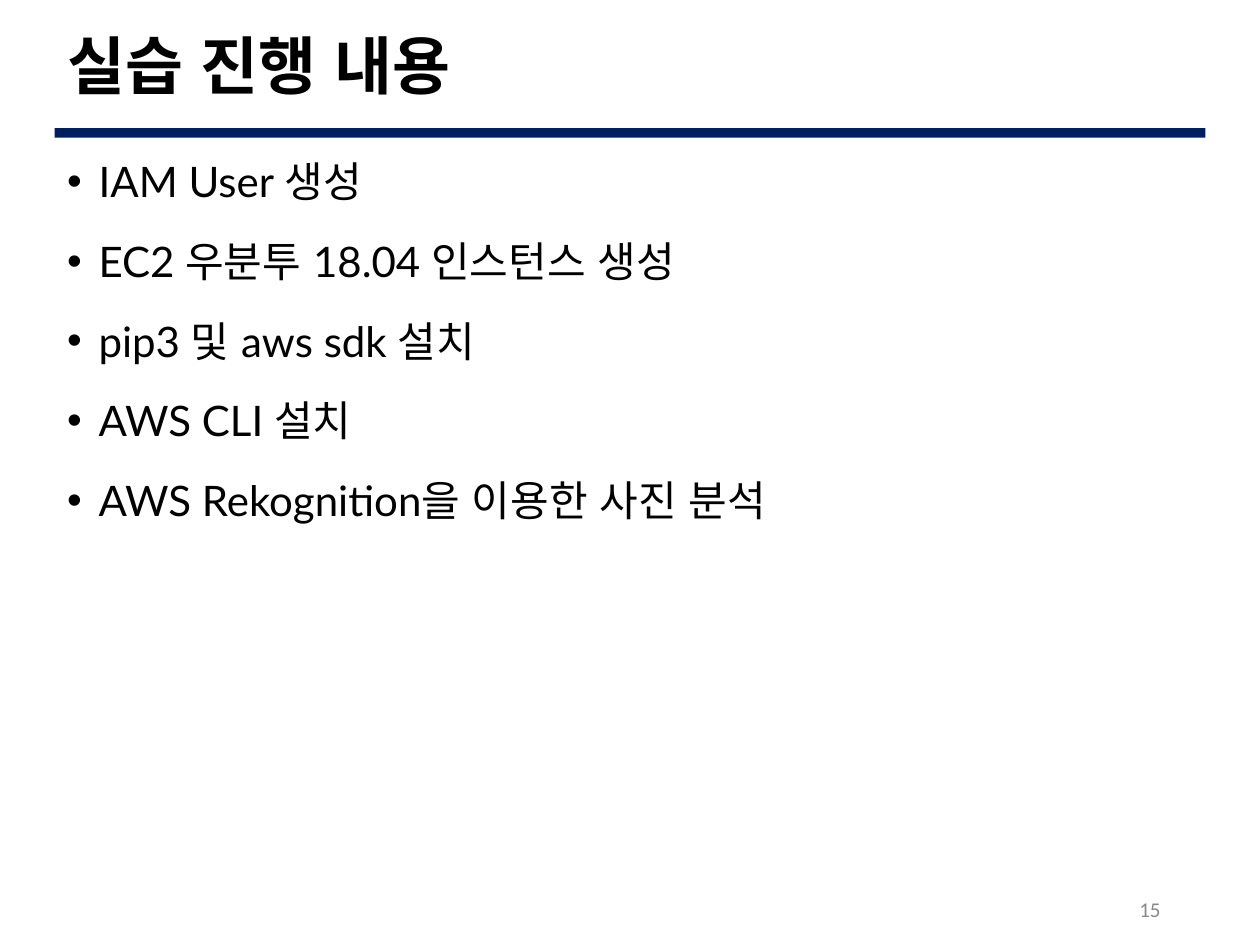
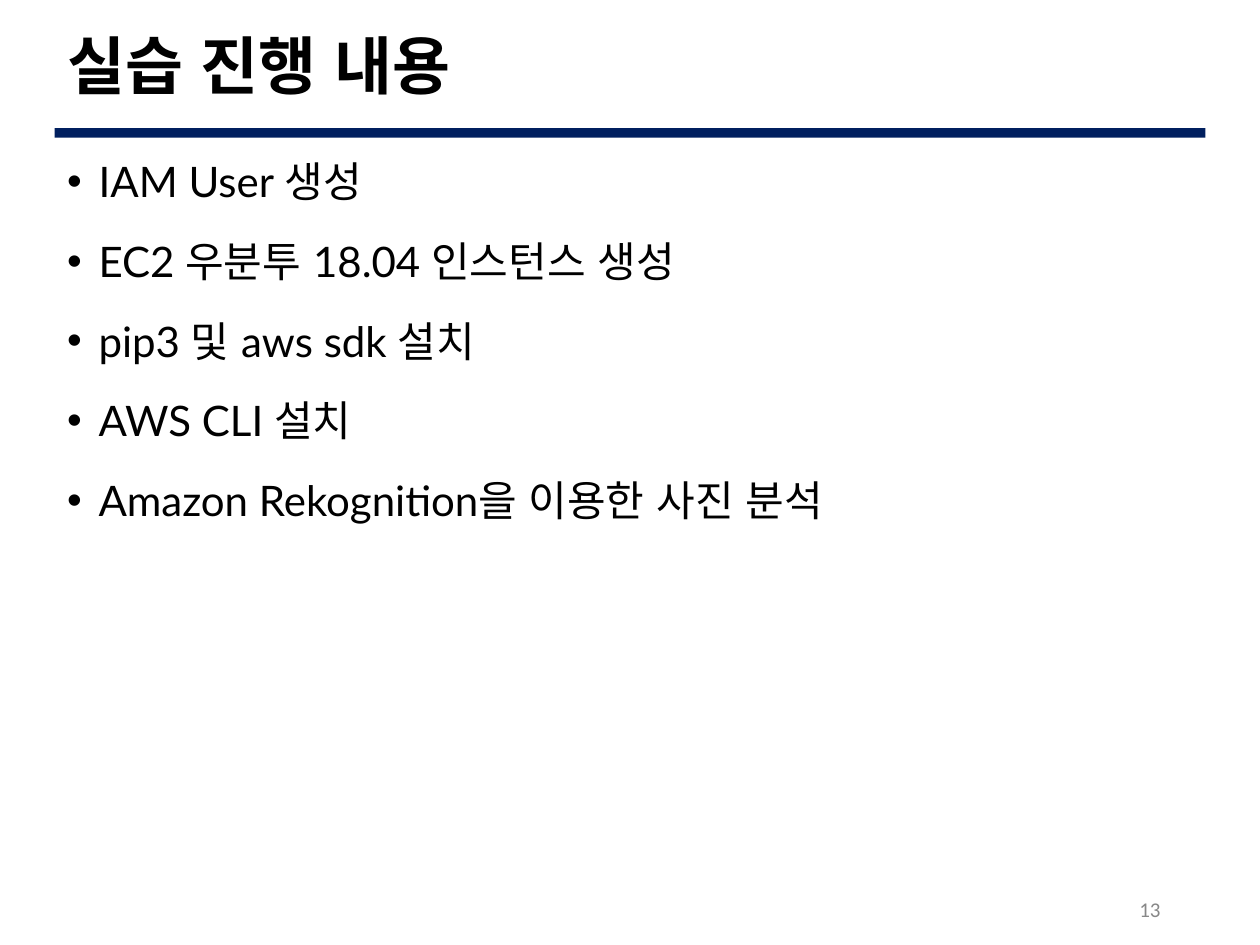
Before and after one commit to G0DCH/AWS_Rekognition_Slide, a slide deck: slide 13 of ppt/AWS Rekognition Slide.pptx (slide 15 before the commit). Drawn at 1260x945 pixels with LibreOffice and Linux fonts; fonts in the diff are those of the drawing; background and template pictures are left out. Boxes give left, top, right and bottom in pixels: in the first picture for what was removed or moved away, otherwise in the second. Text is boxed around its words. In the diff, an @@ line names an element or a change of style, - is before the commit and + after.

```diff
--- a/ppt/AWS Rekognition Slide.pptx
+++ b/ppt/AWS Rekognition Slide.pptx
@@ text at <box>99,481,822,524</box>: text changed @@
-• AWS Rekognition을 이용한 사진 분석
+• Amazon Rekognition을 이용한 사진 분석
@@ page number at <box>1139,903,1160,917</box>: text changed @@
-15
+13
```
Also in this commit, not shown: 3 other slides changed, 9 slides added, 11 slides removed.
